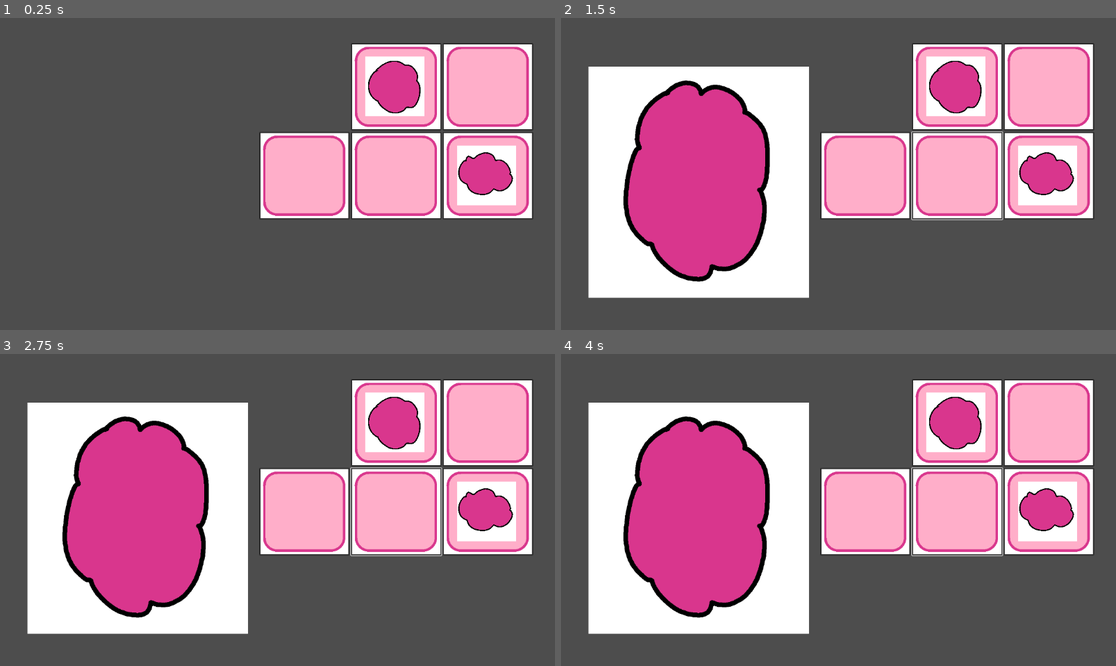
Above: before the commit, frames 1-4 (two rows, left to right).
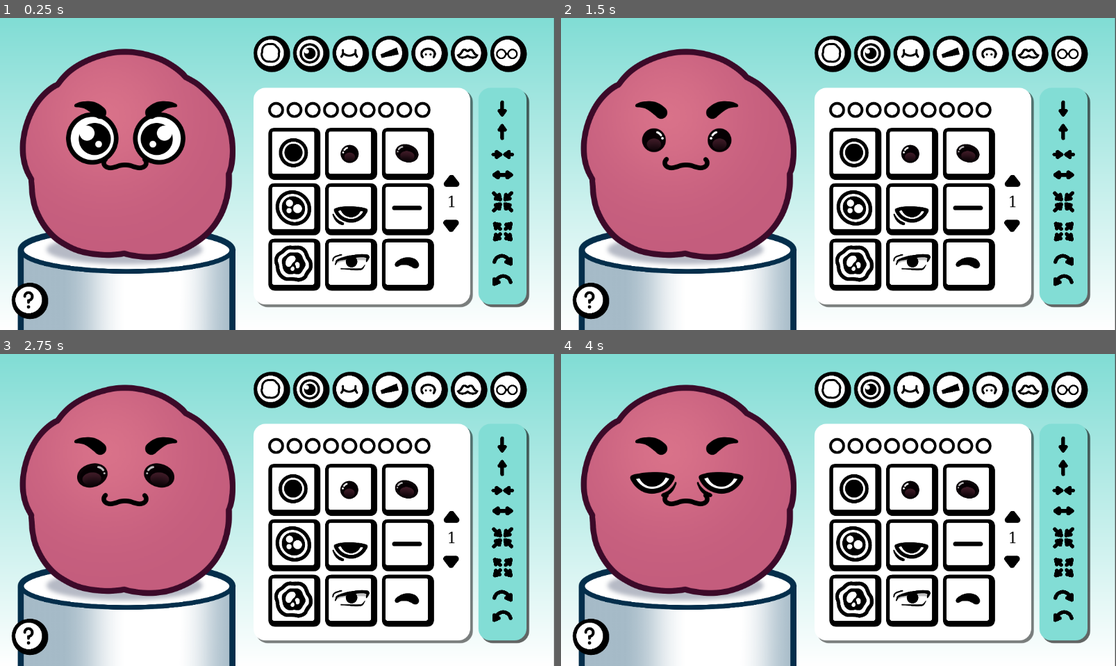
Above: after the commit, the same moments.

Repository: MoaOrLess/FloofMaker
Game: Godot game, scene res://SCENES/learning_2.tscn
Same seed, same stepped clock (60 frames per second), same inputs: the game is played once before the commit and once after it. Before the commit the project starts from res://SCENES/PushButtons.tscn.
Inputs (mouse positions are in pixels of both pictures, inside the frame that each line leads up to):
- Up to frame 1 (0.25 s): no input
- Up to frame 2 (1.5 s): click (855, 155) at 0.52 s; click (910, 155) at 1.27 s
- Up to frame 3 (2.75 s): click (405, 491) at 2.02 s
- Up to frame 4 (4 s): click (855, 544) at 2.77 s; click (910, 544) at 3.52 s

The runs differ from the first frame. In frame 1, 97% of the frame differs, in the area x 0-100%, y 0-100%; in frame 2, 95%; in frame 3, 95%; in frame 4, 95%.

Commit message:
randomize button + podium art

Diff:
--- /dev/null
+++ b/SCENES/Brow_prefab.tscn
@@ -0,0 +1,11 @@
+[gd_scene load_steps=3 format=3 uid="uid://sdgxjbdh2l3w"]
+
+[ext_resource type="Script" path="res://SCENES/brow_prefab.gd" id="1_h4xsa"]
+[ext_resource type="Texture2D" uid="uid://bm0fra5q0yix7" path="res://ART/BAD ART/Brow Tear.png" id="2_vnf1b"]
+
+[node name="BrowPrefab" type="Node2D"]
+script = ExtResource("1_h4xsa")
+
+[node name="BrowSprite" type="Sprite2D" parent="."]
+position = Vector2(139, 0)
+texture = ExtResource("2_vnf1b")
--- /dev/null
+++ b/SCENES/brow_prefab.gd
@@ -0,0 +1,28 @@
+extends Node2D
+
+
+@onready var brow_sprite: Sprite2D = $BrowSprite
+const BROW_TEAR = preload("res://ART/BAD ART/Brow Tear.png")
+
+var brow_mirror
+var texture
+
+# Called when the node enters the scene tree for the first time.
+func _ready() -> void:
+	brow_sprite.texture = BROW_TEAR
+	brow_mirror = Sprite2D.new()
+	add_child(brow_mirror)
+	brow_mirror.texture = BROW_TEAR
+	brow_mirror.flip_h = true
+	brow_mirror.position = Vector2(-139,0)
+	pass
+
+
+
+# Called every frame. 'delta' is the elapsed time since the previous frame.
+func _process(delta: float) -> void:
+	sprite_changed()
+
+func sprite_changed():
+	remove_child(brow_mirror)
+	add_child(brow_mirror)
--- a/SCENES/eye_prefab.gd
+++ b/SCENES/eye_prefab.gd
@@ -3,6 +3,7 @@
 @onready var eye_sprite: Sprite2D = $EyeSprite
 const EYE_STARE = preload("res://ART/Eye Stare.png")
 const EYE_CROSSED = preload("res://ART/Eye Crossed.png")
+
 var eye_mirror
 var texture
 
--- a/SCENES/learning_2.gd
+++ b/SCENES/learning_2.gd
@@ -3,15 +3,22 @@
 @onready var option_button_prefab: Control = $UI/MainPanel/GridContainer/OptionButtonPrefab
 @onready var option_container: GridContainer = $UI/MainPanel/OptionContainer
 @onready var h_box_container: HBoxContainer = $UI/HBoxContainer
+@onready var extra_options: HBoxContainer = $"Extra Options"
+
 
 
 
 @export var BUTTON_PREFAB = preload("res://SCENES/Button_prefab_1.tscn")
 @export var ROUND_BUTTON_PREFAB = preload("res://SCENES/Button_prefab_2.tscn")
+@export var BROW_PREFAB = preload("res://SCENES/Brow_prefab.tscn")
+
 
 @onready var body_prefab: Node2D = $UI/BodyPrefab
 @onready var eye_prefab: Node2D = $UI/EyePrefab
 @onready var mouth_prefab: Node2D = $UI/MouthPrefab
+@onready var brow_prefab: Node2D = $UI/BrowPrefab
+
+
 
 
 
@@ -46,6 +53,23 @@
 var MOUTH_W = preload("res://ART/Mouth W.png")
 var MOUTH_BEAN = preload("res://ART/Mouth Bean.png")
 
+var BROW_EMPTY
+const BROW_BLOCK = preload("res://ART/BAD ART/Brow Block.png")
+const BROW_BRICK = preload("res://ART/BAD ART/Brow Brick.png")
+const BROW_CHONK = preload("res://ART/BAD ART/Brow Chonk.png")
+const BROW_CLASSIC = preload("res://ART/BAD ART/Brow Classic.png")
+const BROW_FROWN = preload("res://ART/BAD ART/Brow Frown.png")
+const BROW_HAIRY = preload("res://ART/BAD ART/Brow Hairy.png")
+const BROW_HAT = preload("res://ART/BAD ART/Brow Hat.png")
+const BROW_INTENSE = preload("res://ART/BAD ART/Brow Intense.png")
+const BROW_PRESSED = preload("res://ART/BAD ART/Brow Pressed.png")
+const BROW_ROUND_BLOCK = preload("res://ART/BAD ART/Brow RoundBlock.png")
+const BROW_ROUNDISH = preload("res://ART/BAD ART/Brow Roundish.png")
+const BROW_SHWONK = preload("res://ART/BAD ART/Brow Shwonk.png")
+const BROW_SLICK = preload("res://ART/BAD ART/Brow Slick.png")
+const BROW_SWOOP = preload("res://ART/BAD ART/Brow Swoop.png")
+const BROW_TEAR = preload("res://ART/BAD ART/Brow Tear.png")
+
 
 const BODY_ICON = preload("res://ART/Body Icon.png")
 const BROW_ICON = preload("res://ART/Brow Icon.png")
@@ -55,14 +79,19 @@
 const MOUTH_ICON = preload("res://ART/Mouth Icon.png")
 const NOSE_ICON = preload("res://ART/Nose Icon.png")
 
+const QUESTION_MARK_ICON = preload("res://ART/Question Mark Icon.png")
+
 @onready var page_number: Label = $"UI/MainPanel/Page Number"
 
+var ExtraOption =[QUESTION_MARK_ICON]
 
 var EyeOption = [EYE_STARE, EYE_ROUND, EYE_CLASSIC, EYE_BIG, EYE_DONE, EYE_LINE_,EYE_WOBLE, EYE_ANIME,
 EYE_BLINK, EYE_CROSSED, EYE_GURL, EYE_INTENSE, EYE_KIRBY, EYE_SHARP, EYE_TIC_TAC, EYE_TRAUMA, EYE_TWINKLE, EYE_U]
 
 var MouthOption = [MOUTH_KIRBY, MOUTH_TOOF, MOUTH_TREE, MOUTH_LIP, MOUTH_POUT, MOUTH_SMOLLSMILE, MOUTH_V,
 MOUTH_W, MOUTH_BEAN]
+
+var BrowOption = [BROW_EMPTY, BROW_BLOCK, BROW_BRICK, BROW_CHONK, BROW_CLASSIC, BROW_FROWN, BROW_HAIRY, BROW_HAT, BROW_INTENSE, BROW_PRESSED, BROW_ROUND_BLOCK, BROW_ROUNDISH, BROW_SHWONK, BROW_SLICK, BROW_SWOOP, BROW_TEAR]
 
 var CategoryOption = [BODY_ICON, EYE_ICON, MOUTH_ICON, BROW_ICON, NOSE_ICON, HAIR_ICON, EXTRA_ICON]
 
@@ -76,13 +105,16 @@
 var current_category = 1
 var cat_eyes
 var cat_mouth
+var cat_brows
 var current_sprite_eye: Sprite2D = null
 var current_sprite_mouth: Sprite2D = null
+var current_sprite_brow: Sprite2D = null
 
 # Called when the node enters the scene tree for the first time.
 func _ready() -> void:
 	create_eye_option_buttons()
 	create_Icon_option_buttons()
+	create_extra_options()
 
 
 
@@ -93,6 +125,15 @@
 
 func number_page():
 	page_number.text = str(page + 1)
+
+
+func create_extra_options():
+	for x in 1:
+		var roundButton = ROUND_BUTTON_PREFAB.instantiate()
+		var ExtraButtonsprite = roundButton.get_node("CategorySprite")
+		ExtraButtonsprite.texture = ExtraOption[x]
+		extra_options.add_child(roundButton)
+		roundButton.pressed.connect(random_button_pressed)
 
 func create_eye_option_buttons():
 	for index_on_page in 9:
@@ -122,6 +163,17 @@
 		option_container.add_child(button)
 		button.pressed.connect(button_is_pressed.bind(sprite.texture))
 
+func create_brow_option_buttons():
+	for index_on_page in 9:
+		var brow_button = BUTTON_PREFAB.instantiate()
+		var brow_sprite = brow_button.get_node("OptionSprite")
+		var index = index_on_page + (page * 9)
+		if index >= BrowOption.size():
+			break
+		brow_sprite.texture = BrowOption[index]
+		option_container.add_child(brow_button)
+		brow_button.pressed.connect(button_is_pressed.bind(brow_sprite.texture))
+
 #func create_mouth_option_buttons():
 	#for mouth_sprite in MouthOption:
 		#var button = BUTTON_PREFAB.instantiate()
@@ -150,7 +202,11 @@
 	if page > 0:
 		page -= 1
 		clear_option_buttons()
-		create_eye_option_buttons()
+		if current_category == 1:
+			create_eye_option_buttons()
+		if current_category == 3:
+			create_brow_option_buttons()
+
 
 
 
@@ -160,6 +216,11 @@
 			page += 1
 			clear_option_buttons()
 			create_eye_option_buttons()
+	if current_category == 3:
+		if (page + 1) * 9 < BrowOption.size():
+			page += 1
+			clear_option_buttons()
+			create_brow_option_buttons()
 
 
 func category_button_pressed(category_index):
@@ -176,6 +237,11 @@
 		current_category = 2
 		clear_option_buttons()
 		create_mouth_option_buttons()
+	if  category_index == 3:
+		page = 0
+		current_category = 3
+		clear_option_buttons()
+		create_brow_option_buttons()
 	#if  CategoryOption[2]:
 		#clear_option_buttons()
 		#create_mouth_option_buttons()
@@ -184,6 +250,7 @@
 func button_is_pressed(texture):
 	change_texture_eye(texture)
 	change_texture_mouth(texture)
+	change_texture_brow(texture)
 
 
 
@@ -197,14 +264,19 @@
 		eye_prefab.eye_mirror.texture = texture
 
 
-
 func change_texture_mouth(texture):
 	if current_sprite_mouth != null:
 		mouth_prefab.mouth_sprite.texture = texture
 	if current_category == 2:
 		mouth_prefab.mouth_sprite.texture = texture
 
-
+func change_texture_brow(texture):
+	var MirrorSprite = brow_prefab.get_node("BrowSprite")
+	if current_sprite_brow != null:
+		brow_prefab.brow_sprite.texture = texture
+	if current_category == 3:
+		MirrorSprite.texture = texture
+		brow_prefab.brow_mirror.texture = texture
 
 func Item_Up_Button_Pressed() -> void:
 	var item_move = 10
@@ -213,6 +285,9 @@
 		eye_prefab.eye_sprite.position.y -= item_move
 	if current_category == 2:
 		mouth_prefab.position.y -= item_move
+	if current_category == 3:
+		brow_prefab.brow_mirror.position.y -= item_move
+		brow_prefab.brow_sprite.position.y -= item_move
 
 
 func _on_item_down_pressed() -> void:
@@ -222,6 +297,9 @@
 		eye_prefab.eye_sprite.position.y += item_move
 	if current_category == 2:
 		mouth_prefab.position.y += item_move
+	if current_category == 3:
+		brow_prefab.brow_mirror.position.y += item_move
+		brow_prefab.brow_sprite.position.y += item_move
 
 
 func _on_item_shrink_pressed() -> void:
@@ -231,6 +309,9 @@
 		eye_prefab.eye_sprite.scale -= Vector2(item_scale,item_scale)
 	if current_category == 2:
 		mouth_prefab.scale -= Vector2(item_scale,item_scale)
+	if current_category == 3:
+		brow_prefab.brow_mirror.scale -= Vector2(item_scale,item_scale)
+		brow_prefab.brow_sprite.scale -= Vector2(item_scale,item_scale)
 
 
 func _on_item_zoom_pressed() -> void:
@@ -240,6 +321,9 @@
 		eye_prefab.eye_sprite.scale += Vector2(item_scale,item_scale)
 	if current_category == 2:
 		mouth_prefab.scale += Vector2(item_scale,item_scale)
+	if current_category == 3:
+		brow_prefab.brow_mirror.scale += Vector2(item_scale,item_scale)
+		brow_prefab.brow_sprite.scale += Vector2(item_scale,item_scale)
 
 
 func _on_item_rot_left_pressed() -> void:
@@ -249,6 +333,9 @@
 		eye_prefab.eye_sprite.rotation += item_rot
 	if current_category == 2:
 		mouth_prefab.rotation -= item_rot
+	if current_category == 3:
+		brow_prefab.brow_mirror.rotation -= item_rot
+		brow_prefab.brow_sprite.rotation += item_rot
 
 func _on_item_rot_right_pressed() -> void:
 	var item_rot = deg_to_rad(5)
@@ -257,6 +344,9 @@
 		eye_prefab.eye_sprite.rotation -= item_rot
 	if current_category == 2:
 		mouth_prefab.rotation += item_rot
+	if current_category == 3:
+		brow_prefab.brow_mirror.rotation += item_rot
+		brow_prefab.brow_sprite.rotation -= item_rot
 
 
 func _on_item_further_pressed() -> void:
@@ -267,6 +357,9 @@
 		eye_prefab.eye_sprite.position.x += item_pos
 	if current_category == 2:
 		mouth_prefab.scale.x -= item_scale
+	if current_category == 3:
+		brow_prefab.brow_mirror.position.x -= item_pos
+		brow_prefab.brow_sprite.position.x += item_pos
 
 func _on_item_closer_pressed() -> void:
 	var item_pos = 10
@@ -276,3 +369,27 @@
 		eye_prefab.eye_sprite.position.x -= item_pos
 	if current_category == 2:
 		mouth_prefab.scale.x += item_scale
+	if current_category == 3:
+		brow_prefab.brow_mirror.position.x += item_pos
+		brow_prefab.brow_sprite.position.x -= item_pos
+
+func random_eyes():
+	var pick_random_eyes = EyeOption.pick_random()
+	var MirrorSprite = eye_prefab.get_node("EyeSprite")
+	MirrorSprite.texture = pick_random_eyes
+	eye_prefab.eye_mirror.texture = pick_random_eyes
+
+func random_mouth():
+	var pick_random_mouth = MouthOption.pick_random()
+	mouth_prefab.mouth_sprite.texture = pick_random_mouth
+
+func random_brows():
+	var pick_random_brows = BrowOption.pick_random()
+	var MirrorSprite = brow_prefab.get_node("BrowSprite")
+	MirrorSprite.texture = pick_random_brows
+	brow_prefab.brow_mirror.texture = pick_random_brows
+
+func random_button_pressed():
+	random_eyes()
+	random_mouth()
+	random_brows()
--- a/SCENES/learning_2.tscn
+++ b/SCENES/learning_2.tscn
@@ -11,8 +11,10 @@
 [ext_resource type="Texture2D" uid="uid://bhnkuevux1xvj" path="res://ART/Arrow Grow.png" id="6_66r7e"]
 [ext_resource type="Texture2D" uid="uid://2snsbexgctnm" path="res://ART/Arrow Rotate.png" id="7_q66o3"]
 [ext_resource type="PackedScene" uid="uid://c87vojqg64ada" path="res://SCENES/eye_prefab.tscn" id="9_kudht"]
+[ext_resource type="Texture2D" uid="uid://ll03qkavyck1" path="res://ART/Podium.png" id="10_7dlkg"]
 [ext_resource type="PackedScene" uid="uid://b7mb1gq2r5806" path="res://SCENES/Body_prefab.tscn" id="10_oeyuo"]
 [ext_resource type="PackedScene" uid="uid://c8d2abrj4fajm" path="res://SCENES/Mouth_prefab.tscn" id="11_32im6"]
+[ext_resource type="PackedScene" uid="uid://sdgxjbdh2l3w" path="res://SCENES/Brow_prefab.tscn" id="12_odh43"]
 
 [sub_resource type="Gradient" id="Gradient_hgyj7"]
 colors = PackedColorArray(0.505882, 0.866667, 0.835294, 1, 1, 1, 1, 1)
@@ -443,16 +445,25 @@
 scale = Vector2(0.4, 0.4)
 texture = ExtResource("4_8dvh8")
 
+[node name="Podium" type="Sprite2D" parent="UI"]
+position = Vector2(262, 558)
+scale = Vector2(0.46, 0.46)
+texture = ExtResource("10_7dlkg")
+
 [node name="BodyPrefab" parent="UI" instance=ExtResource("10_oeyuo")]
-position = Vector2(260, 346)
+position = Vector2(260, 254)
 scale = Vector2(0.5, 0.5)
 
 [node name="MouthPrefab" parent="UI" instance=ExtResource("11_32im6")]
-position = Vector2(260, 395)
+position = Vector2(260, 303)
 scale = Vector2(0.5, 0.5)
 
 [node name="EyePrefab" parent="UI" instance=ExtResource("9_kudht")]
-position = Vector2(261, 342)
+position = Vector2(261, 250)
+scale = Vector2(0.5, 0.5)
+
+[node name="BrowPrefab" parent="UI" instance=ExtResource("12_odh43")]
+position = Vector2(261, 188)
 scale = Vector2(0.5, 0.5)
 
 [node name="UiLook" type="Sprite2D" parent="UI"]
@@ -460,6 +471,15 @@
 position = Vector2(579.222, 324)
 scale = Vector2(0.598148, 0.598148)
 texture = ExtResource("1_ny5bw")
+
+[node name="Extra Options" type="HBoxContainer" parent="."]
+layout_mode = 0
+offset_left = 24.0
+offset_top = 549.0
+offset_right = 104.0
+offset_bottom = 626.0
+scale = Vector2(0.35, 0.35)
+theme_override_constants/separation = 14
 
 [connection signal="pressed" from="UI/MainPanel/PageUp" to="." method="_on_page_up_pressed"]
 [connection signal="pressed" from="UI/MainPanel/PageDown" to="." method="_on_page_down_pressed"]
--- a/project.godot
+++ b/project.godot
@@ -11,7 +11,7 @@
 [application]
 
 config/name="FloofMaker"
-run/main_scene="res://SCENES/PushButtons.tscn"
+run/main_scene="res://SCENES/learning_2.tscn"
 config/features=PackedStringArray("4.3", "Mobile")
 config/icon="res://ART/icon.svg"
 
Binary file added: ART/BAD ART/Brow Block.png
Not shown, added: ART/BAD ART/Brow Block.png.import
Binary file added: ART/BAD ART/Brow Brick.png
Not shown, added: ART/BAD ART/Brow Brick.png.import
Binary file added: ART/BAD ART/Brow Chonk.png
Not shown, added: ART/BAD ART/Brow Chonk.png.import
Binary file added: ART/BAD ART/Brow Classic.png
Not shown, added: ART/BAD ART/Brow Classic.png.import
Binary file added: ART/BAD ART/Brow Frown.png
Not shown, added: ART/BAD ART/Brow Frown.png.import
Binary file added: ART/BAD ART/Brow Hairy.png
Not shown, added: ART/BAD ART/Brow Hairy.png.import
(and 23 more such lines)
